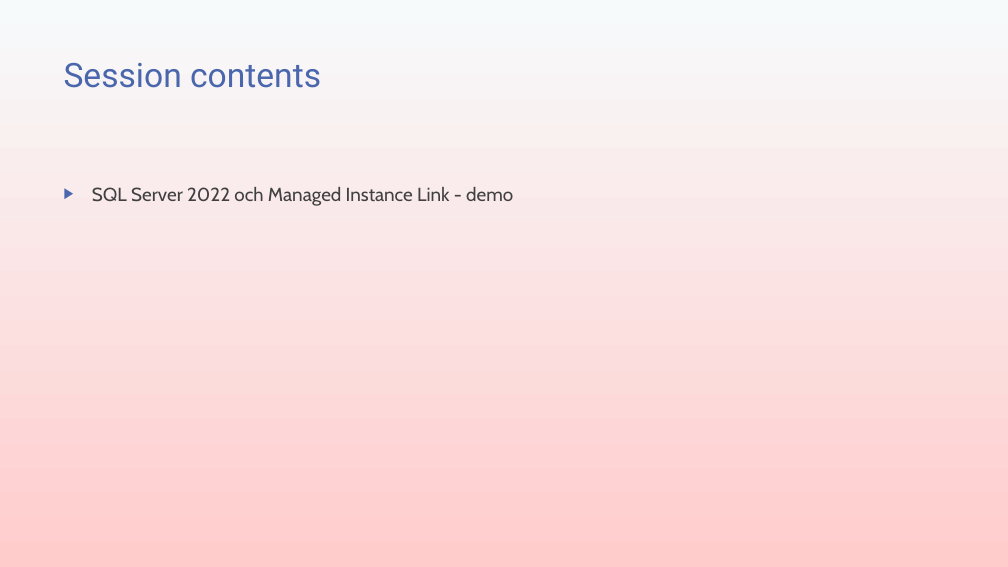
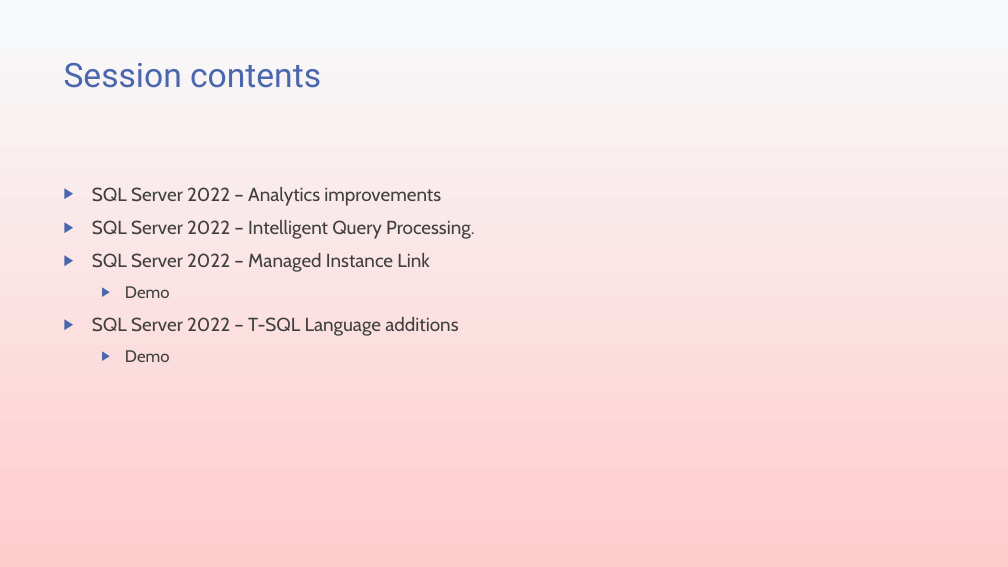
Before and after one commit to transmokopter/Presentations, a slide deck: slide 4 of sql-server-2022/sql-server-2022.pptx. Drawn at 1008x567 pixels with LibreOffice and Linux fonts; fonts in the diff are those of the drawing; background and template pictures are left out. Boxes give left, top, right and bottom in pixels: in the first picture for what was removed or moved away, otherwise in the second. Text is boxed around its words. In the diff, an @@ line names an element or a change of style, - is before the commit and + after.

```diff
--- a/sql-server-2022/sql-server-2022.pptx
+++ b/sql-server-2022/sql-server-2022.pptx
@@ text at (x1=92, y1=187, x2=475, y2=362): text changed @@
-▶ SQL Server 2022 och Managed Instance Link - demo
+▶ SQL Server 2022 – Analytics improvements
+▶ SQL Server 2022 – Intelligent Query Processing.
+▶ SQL Server 2022 – Managed Instance Link
+  ▶ Demo
+▶ SQL Server 2022 – T-SQL Language additions
+  ▶ Demo
```
Also in this commit, not shown: 2 other slides changed, 6 slides added, 1 slide removed, 2 other files.
